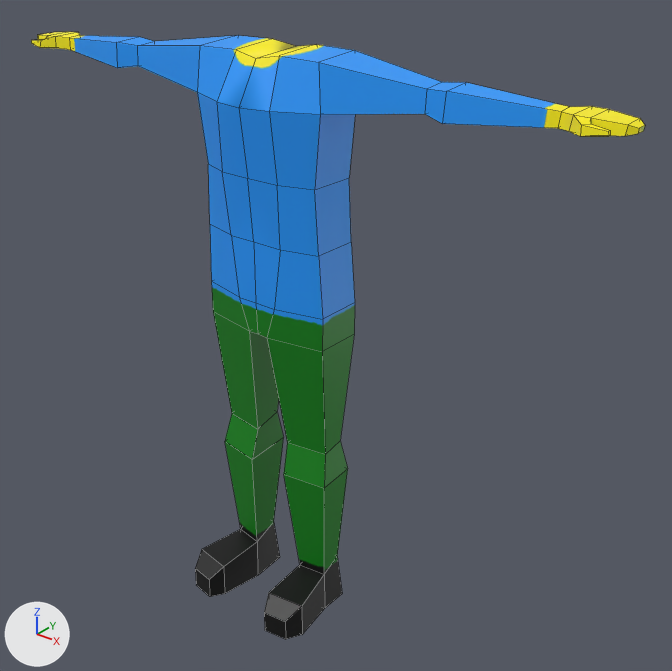
The FBX model Assets/3D Objects/localHuman.fbx, before and after one commit.
Both versions are drawn from a 50 mm camera at (1.693, -1.849, 0.987) aimed at (0.147, 0.083, -0.211). The lights are fixed; the arrows at lower left show +X, +Y and +Z. Mesh edges are drawn as thin lines. Where no turn or scale is listed for an object, it has been applied to the vertices.

In view in the first picture: 'Human'.
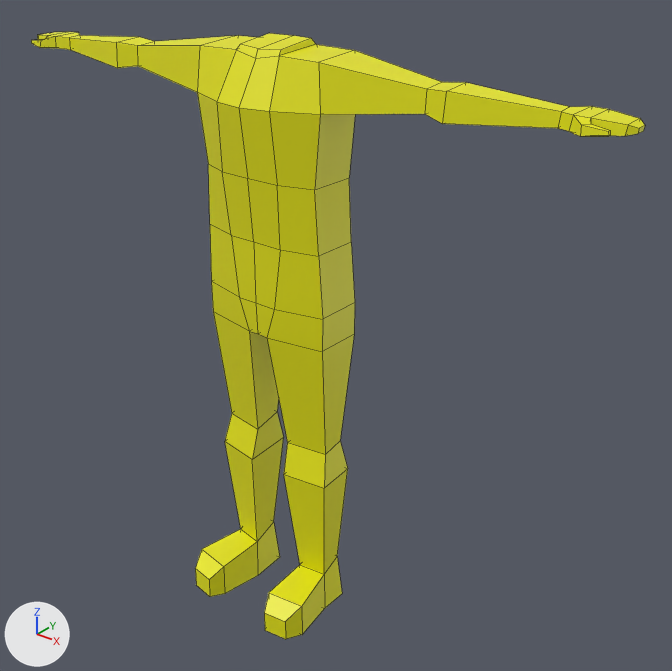
Where the newer file only moved an object's origin or applied its transform, the numbers keep the older frame.

Pixel boxes (x1, y1, x2, y2) of what changed, in the pictures (672 x 671 px; the box of a moved part takes in the faces that stretch with it):
```json
{"part": 1, "of": "me_human_001", "change": "moved or reshaped", "before": [237, 39, 313, 58], "after": [237, 33, 316, 58]}
{"part": 2, "of": "me_human_001", "change": "cut back", "before": [40, 36, 56, 48], "after": [40, 36, 56, 48]}
{"part": 3, "of": "me_human_001", "change": "cut back", "before": [569, 115, 591, 136], "after": [569, 115, 591, 136]}
{"part": 4, "of": "me_human_001", "change": "recoloured", "before": [31, 32, 645, 639], "after": [31, 32, 645, 639]}
```

Scene script edits in JSON lines:
```json
{"op": "add", "block": "mat_material", "code": ["mat_material = principled_material('Material')", "mat_material.base_color = (0.8, 0.788, 0.0)  # yellow #e7e600"]}
{"block": "me_human_001", "where": "# used by ob_human; location = (0.0, 0.0, 0.0)"}
{"op": "remove", "block": "me_human_001", "code": "me_human_001.from_pydata(...)  # 188 vertices, 191 faces; spans x -1.0..1.0, y -0.24..0.12, z -1.13..0.61"}
{"op": "add", "block": "me_human_001", "code": "me_human_001.from_pydata(...)  # 186 vertices, 184 faces; spans x -1.0..1.0, y -0.24..0.12, z -1.13..0.63"}
{"block": "me_human_001", "change": "me_human_001 part 1"}
{"block": "me_human_001", "change": "7 faces are deleted"}
{"block": "me_human_001", "change": "6 vertices are added at (0.0, -0.05, 0.61), (0.07, 0.07, 0.63), (0.07, -0.04, 0.61), (-0.07, 0.07, 0.63), (-0.07, -0.04, 0.61), (0.0, 0.09, 0.62)"}
{"block": "me_human_001", "change": "8 new faces join them"}
{"block": "me_human_001", "change": "me_human_001 part 2"}
{"block": "me_human_001", "change": "4 vertices are removed from x -0.91..-0.87, y -0.05..-0.04, z 0.52..0.56"}
{"block": "me_human_001", "change": "8 faces are deleted"}
{"block": "me_human_001", "change": "4 new faces join them"}
{"block": "me_human_001", "change": "me_human_001 part 3"}
{"block": "me_human_001", "change": "4 vertices are removed from x 0.87..0.91, y -0.05..-0.04, z 0.52..0.56"}
{"block": "me_human_001", "change": "8 faces are deleted"}
{"block": "me_human_001", "change": "4 new faces join them"}
{"block": "me_human_001", "change": "me_human_001 part 4: 168 faces spanning x -1.0..1.0, y -0.24..0.12, z -1.13..0.61 switch from mat_humanmaterial (picture img_localhumantexture_png) to mat_material (yellow #e7e600)"}
```
